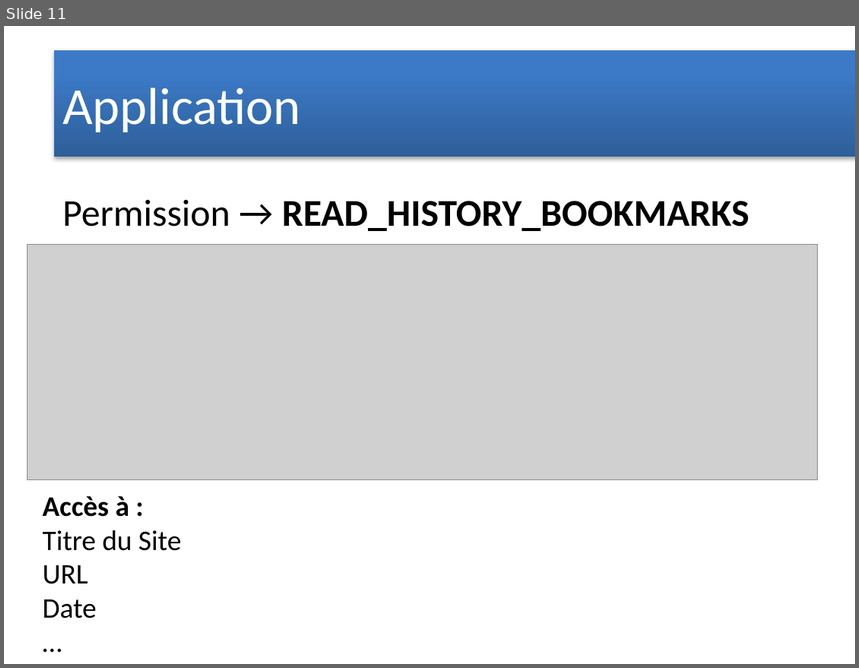
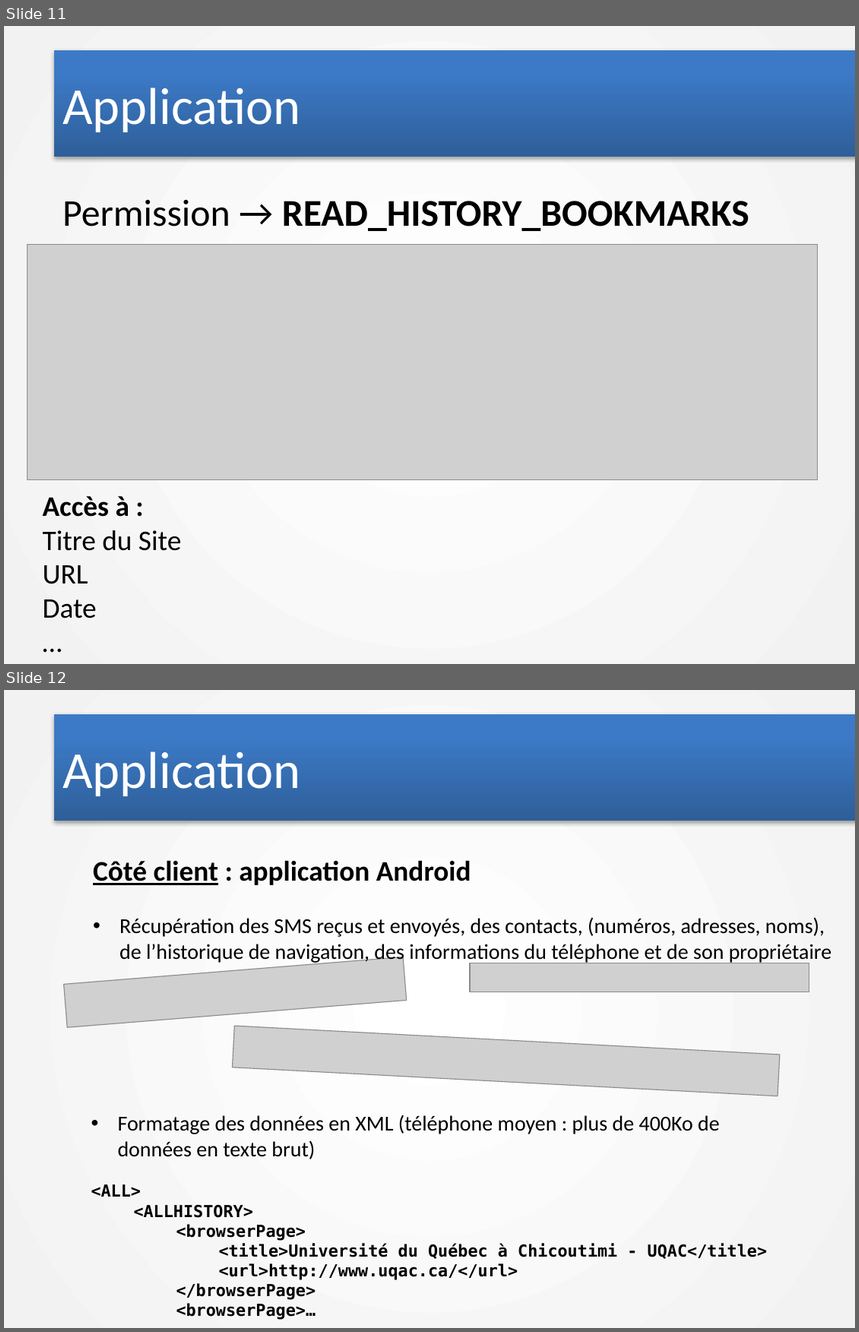
Before and after one commit to Syst54/UqacSecurite, a slide deck: Présentation1.pptx. Shown one above the other, each under a label of ours: slide 11 before the commit, slides 11 and 12 after it. The pictures are 859x668 and 859x1332 pixels, drawn with LibreOffice and Linux fonts; fonts in the diff are those of the drawing; grey boxes stand for pictures. Boxes give left, top, right and bottom in pixels: in the first picture for what was removed or moved away, otherwise in the second. Text is boxed around its words. In the diff, an @@ line names an element or a change of style, - is before the commit and + after.

```diff
--- a/Présentation1.pptx
+++ b/Présentation1.pptx
@@ slide 12 added at (4, 690, 855, 1328), background gradient #FFFFFF to #F2F2F2 @@
@@ title added at (54, 714, 855, 821), fill gradient #2F5F99 to #3D7CC7 to #3A7CCB, 44 pt, text #FFFFFF @@
+Application
@@ text added at (93, 860, 832, 964), 18 pt, text #000000 @@
+Côté client : application Android
+• Récupération des SMS reçus et envoyés, des contacts, (numéros, adresses, noms), de l’historique de navigation, des informations du téléphone et de son propriétaire
@@ picture added at (64, 958, 407, 1028) @@
@@ picture added at (470, 964, 810, 992) @@
@@ picture added at (232, 1027, 780, 1097) @@
@@ text added at (91, 1115, 767, 1320), 14 pt, text #000000, bold @@
+• Formatage des données en XML (téléphone moyen : plus de 400Ko de données en texte brut)
+<ALL>
+  <ALLHISTORY>
+    <browserPage>
+      <title>Université du Québec à Chicoutimi - UQAC</title>
+      <url>http://www.uqac.ca/</url>
+    </browserPage>
+    <browserPage>…
```
Also in this commit, not shown: 15 other slides changed, 1 other slide added, 1 slide removed, 2 other files.
